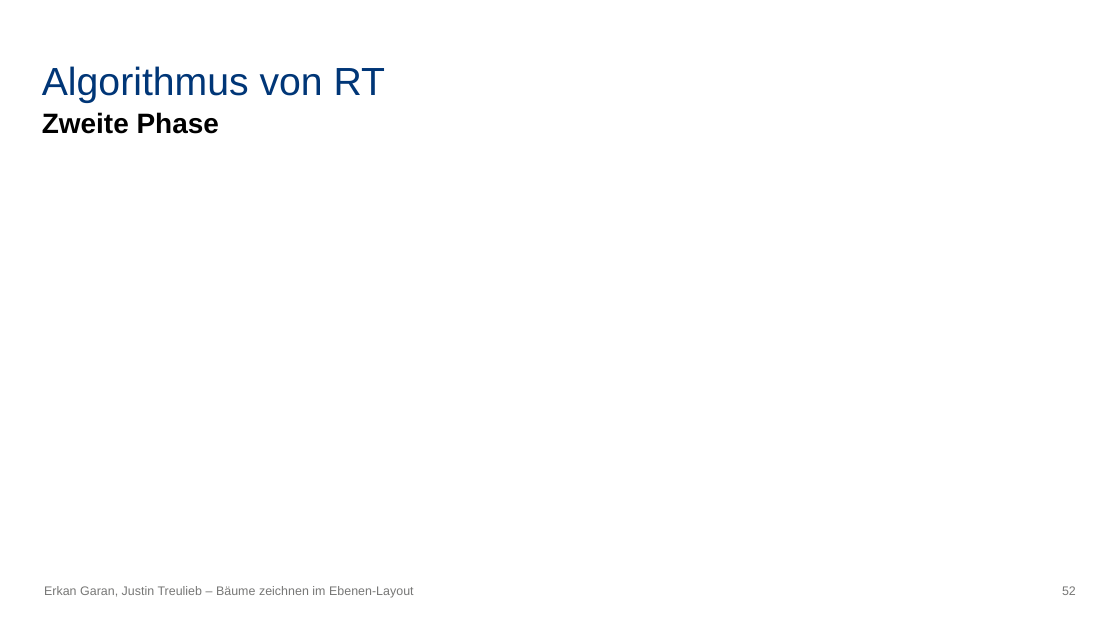
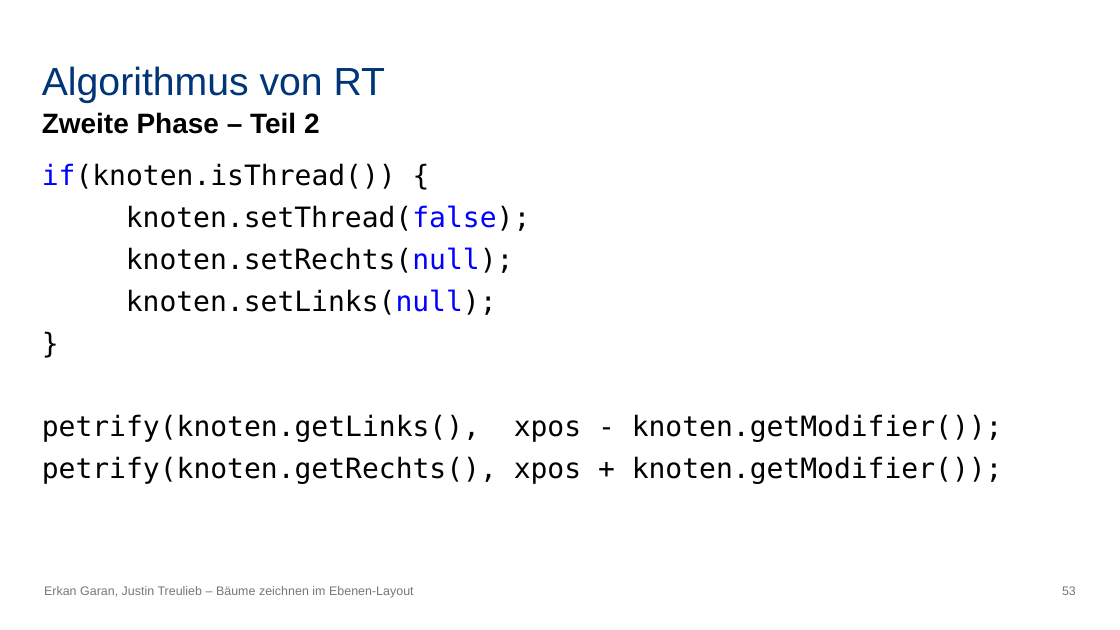
Before and after one commit to erkangrn/Praxsiprojekt, a slide deck: slide 53 of Powerpoint/Bäume zeichnen im Ebenen-Layout.pptx (slide 52 before the commit). Drawn at 1120x630 pixels with LibreOffice and Linux fonts; fonts in the diff are those of the drawing. Boxes give left, top, right and bottom in pixels: in the first picture for what was removed or moved away, otherwise in the second. Text is boxed around its words. In the diff, an @@ line names an element or a change of style, - is before the commit and + after.

```diff
--- a/Powerpoint/Bäume zeichnen im Ebenen-Layout.pptx
+++ b/Powerpoint/Bäume zeichnen im Ebenen-Layout.pptx
@@ text at bbox=[42, 112, 320, 134]: text changed @@
-Zweite Phase
+Zweite Phase – Teil 2
@@ text added at bbox=[42, 163, 1003, 484], 18 pt, text #000000 @@
+if(knoten.isThread()) {
+knoten.setThread(false);
+knoten.setRechts(null);
+knoten.setLinks(null);
+}
+petrify(knoten.getLinks(), xpos - knoten.getModifier());
+petrify(knoten.getRechts(), xpos + knoten.getModifier());
```
Also in this commit, not shown: 2 other slides changed, 11 slides added.
